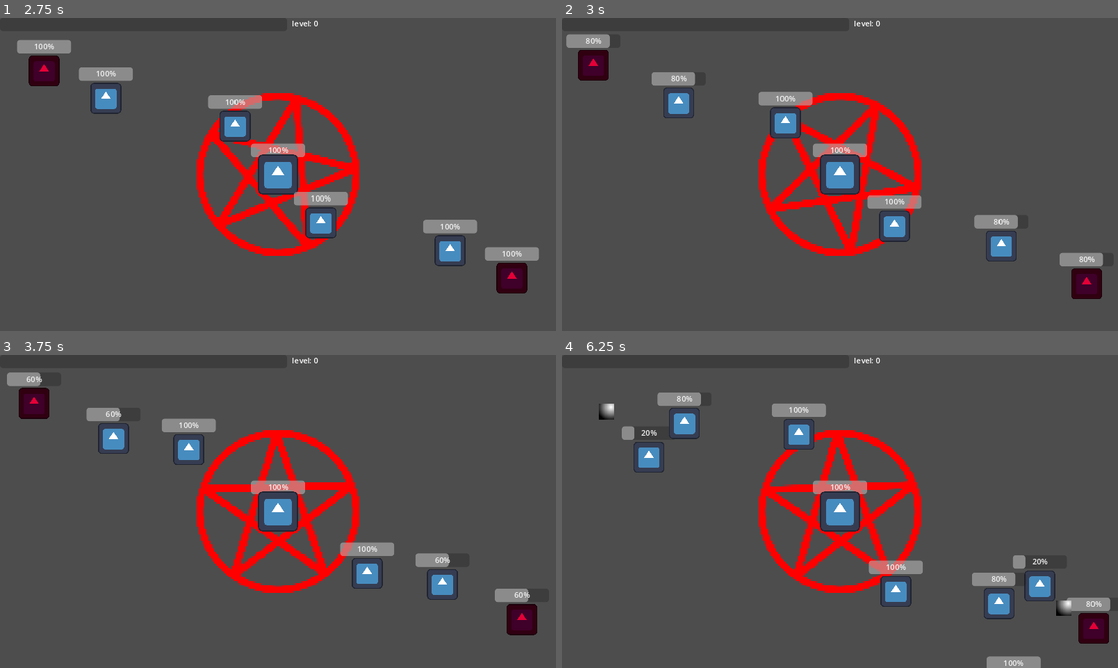
Above: before the commit, frames 1-4 (two rows, left to right).
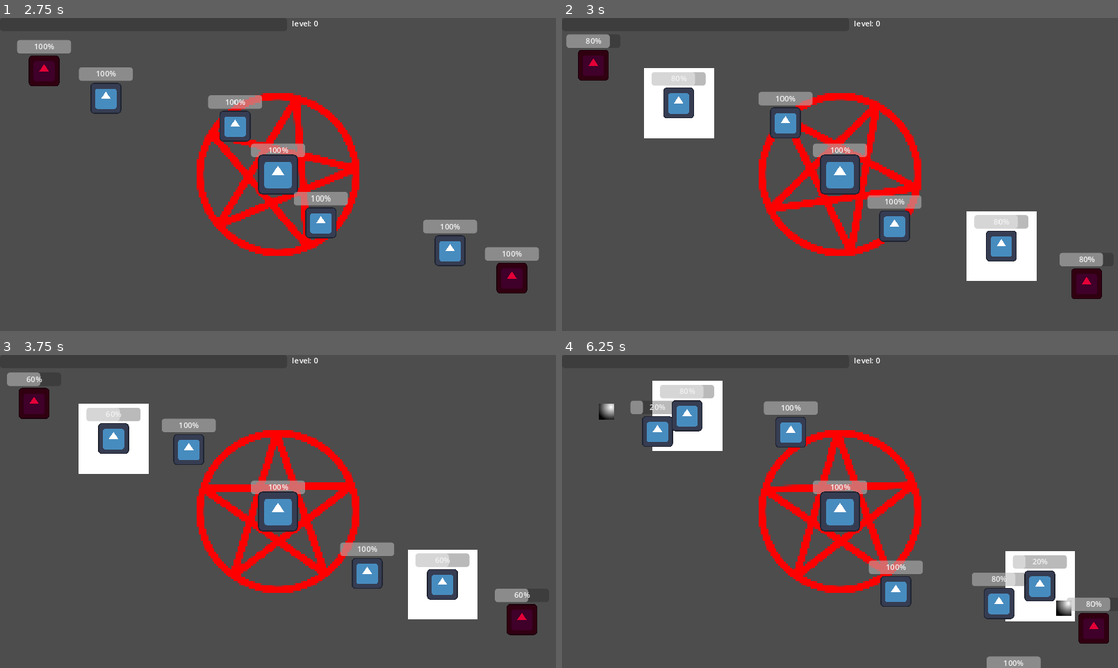
Above: after the commit, the same moments.

Repository: geekazodium/project-skeleton
Game: Godot game, scene res://scenes/game_scene.tscn
The game is run twice, just before and just after one commit, with the same random seed, the same clock (stepped at 60 frames per second) and the same inputs. The engine's default icon, where the game draws it, is replaced by a stand-in: a white triangle on a blue panel in a dark square.
Inputs:
- Up to frame 1 (2.75 s): no input
- Up to frame 2 (3 s): no input
- Up to frame 3 (3.75 s): no input
- Up to frame 4 (6.25 s): no input

Frame 1 is identical in both runs. In frame 2, 4.5% of the frame differs, in the area x 14-86%, y 16-84%; in frame 3, 4.5%; in frame 4, 5.7%, in the area x 10-93%, y 8-86%.

Commit message:
Added Attack Speed, Attack Damage, Minion Health.

Diff:
--- /dev/null
+++ b/assets/upgrades/minion_attack_speed.tres
@@ -0,0 +1,8 @@
+[gd_resource type="Resource" load_steps=2 format=3 uid="uid://da8kllt0ep1bq"]
+
+[ext_resource type="Script" path="res://scripts/progress/upgrades/minion_attack_speed.gd" id="1_nay35"]
+
+[resource]
+script = ExtResource("1_nay35")
+bonus_speed_per_level = 2.0
+upgrade_name = "Minion Attack Speed"
--- a/assets/upgrades/minion_damage.tres
+++ b/assets/upgrades/minion_damage.tres
@@ -1,7 +1,8 @@
-[gd_resource type="Resource" script_class="UpgradeStrategy" load_steps=2 format=3 uid="uid://dd24yirbinvnu"]
+[gd_resource type="Resource" load_steps=2 format=3 uid="uid://dd24yirbinvnu"]
 
-[ext_resource type="Script" path="res://scripts/progress/upgrades/upgrade_strategy.gd" id="1_uqxx1"]
+[ext_resource type="Script" path="res://scripts/progress/upgrades/minion_damage.gd" id="1_2ktfi"]
 
 [resource]
-script = ExtResource("1_uqxx1")
+script = ExtResource("1_2ktfi")
+bonus_per_level = 2.0
 upgrade_name = "Minion Damage"
--- a/assets/upgrades/minion_health.tres
+++ b/assets/upgrades/minion_health.tres
@@ -1,10 +1,8 @@
-[gd_resource type="Resource" script_class="UpgradeContainer" load_steps=3 format=3 uid="uid://bth1wqc8bx3ro"]
+[gd_resource type="Resource" load_steps=2 format=3 uid="uid://bth1wqc8bx3ro"]
 
-[ext_resource type="Script" path="res://scripts/progress/upgrades/upgrade_strategy.gd" id="1_kd6di"]
-
-[sub_resource type="PackedScene" id="PackedScene_o3j5q"]
+[ext_resource type="Script" path="res://scripts/progress/upgrades/minion_health.gd" id="1_tb30m"]
 
 [resource]
-script = ExtResource("1_kd6di")
+script = ExtResource("1_tb30m")
+increase_per_level = 2.5
 upgrade_name = "Minion Health"
-upgrade = SubResource("PackedScene_o3j5q")
--- a/assets/upgrades/minion_spawn_rate.tres
+++ /dev/null
@@ -1,7 +0,0 @@
-[gd_resource type="Resource" script_class="UpgradeStrategy" load_steps=2 format=3 uid="uid://da8kllt0ep1bq"]
-
-[ext_resource type="Script" path="res://scripts/progress/upgrades/upgrade_strategy.gd" id="1_xelwd"]
-
-[resource]
-script = ExtResource("1_xelwd")
-upgrade_name = "Minion Spawn Rate"
--- a/scenes/entities/enemy.tscn
+++ b/scenes/entities/enemy.tscn
@@ -94,6 +94,7 @@
 collision_layer = 0
 collision_mask = 6
 script = ExtResource("8_wkgd1")
+damage_event = "enemy_dealt_damage"
 
 [node name="CollisionShape2D" type="CollisionShape2D" parent="StateMachine/TrackTargetState/AttackArea"]
 shape = SubResource("CircleShape2D_l7rto")
--- a/scenes/entities/minion.tscn
+++ b/scenes/entities/minion.tscn
@@ -83,9 +83,25 @@
 attack_area = NodePath("AttackArea")
 
 [node name="AttackArea" type="Area2D" parent="StateMachine/TrackTargetState"]
+visible = false
 collision_layer = 0
 collision_mask = 8
 script = ExtResource("8_20gw0")
+damage_event = "minion_dealt_damage"
+
+[node name="ColorRect" type="ColorRect" parent="StateMachine/TrackTargetState/AttackArea"]
+z_index = -100
+anchors_preset = 8
+anchor_left = 0.5
+anchor_top = 0.5
+anchor_right = 0.5
+anchor_bottom = 0.5
+offset_left = -72.5
+offset_top = -72.5
+offset_right = 72.5
+offset_bottom = 72.5
+grow_horizontal = 2
+grow_vertical = 2
 
 [node name="CollisionShape2D" type="CollisionShape2D" parent="StateMachine/TrackTargetState/AttackArea"]
 shape = SubResource("CircleShape2D_ehyuf")
--- a/scenes/entities/player.tscn
+++ b/scenes/entities/player.tscn
@@ -21,7 +21,8 @@
 
 [node name="ExperienceTracker" type="Node" parent="."]
 script = ExtResource("6_pqjdb")
-base_xp_req_per_level = 1.0
+xp_req_increase_per_level = 5.0
+base_xp_req_per_level = 10.0
 
 [node name="ProgressBar" type="ProgressBar" parent="."]
 anchors_preset = 8
--- a/scenes/game_scene.tscn
+++ b/scenes/game_scene.tscn
@@ -10,12 +10,10 @@
 [ext_resource type="Script" path="res://scripts/entities/spawners/spawner_difficulty_increase.gd" id="7_g871n"]
 [ext_resource type="PackedScene" uid="uid://c1ap6hg0m83r8" path="res://scenes/ui/ui_layer.tscn" id="8_x4mid"]
 [ext_resource type="Script" path="res://scripts/progress/upgrade_pool.gd" id="10_p3qde"]
-[ext_resource type="Script" path="res://scripts/progress/upgrades/upgrade_strategy.gd" id="11_2yoqj"]
+[ext_resource type="Script" path="res://scripts/progress/upgrades/upgrade_strategy.gd" id="11_cxuin"]
 [ext_resource type="Resource" uid="uid://dd24yirbinvnu" path="res://assets/upgrades/minion_damage.tres" id="12_tx0rt"]
 [ext_resource type="Resource" uid="uid://bth1wqc8bx3ro" path="res://assets/upgrades/minion_health.tres" id="13_a8l4i"]
-[ext_resource type="Resource" uid="uid://b066uwum3aw2r" path="res://assets/upgrades/minion_speed.tres" id="14_pypm3"]
-[ext_resource type="Resource" uid="uid://cjawab3q76a3c" path="res://assets/upgrades/player_speed.tres" id="15_la0wc"]
-[ext_resource type="Resource" uid="uid://da8kllt0ep1bq" path="res://assets/upgrades/minion_spawn_rate.tres" id="16_vajcb"]
+[ext_resource type="Resource" uid="uid://da8kllt0ep1bq" path="res://assets/upgrades/minion_attack_speed.tres" id="16_vajcb"]
 
 [sub_resource type="CanvasItemMaterial" id="CanvasItemMaterial_k0imj"]
 blend_mode = 4
@@ -63,6 +61,7 @@
 spawn_interval_max = 2.5
 spawn_scene = ExtResource("1_4bfgp")
 spawn_to = NodePath("../../..")
+spawn_signal = "minion_spawn"
 
 [node name="MinionSpawner2" type="Node2D" parent="Player/SpawnerRotation2" node_paths=PackedStringArray("spawn_to")]
 position = Vector2(-120, 0)
@@ -71,6 +70,7 @@
 spawn_interval_max = 2.5
 spawn_scene = ExtResource("1_4bfgp")
 spawn_to = NodePath("../../..")
+spawn_signal = "minion_spawn"
 
 [node name="SpawnerRotation" type="Node2D" parent="Player"]
 script = ExtResource("4_ko6km")
@@ -95,7 +95,7 @@
 [node name="SpawnerDifficultyIncrease" type="Node" parent="Player/SpawnerRotation" node_paths=PackedStringArray("spawners")]
 script = ExtResource("7_g871n")
 spawners = [NodePath("../EnemySpawner"), NodePath("../EnemySpawner2")]
-timer_scale_fac = 0.99
+timer_scale_fac = 0.96
 
 [node name="NavigationRegion2D" type="NavigationRegion2D" parent="."]
 visible = false
@@ -110,4 +110,4 @@
 
 [node name="UpgradeStrategyContainer" type="Node" parent="."]
 script = ExtResource("10_p3qde")
-upgrade_pool = Array[ExtResource("11_2yoqj")]([ExtResource("12_tx0rt"), ExtResource("13_a8l4i"), ExtResource("14_pypm3"), ExtResource("15_la0wc"), ExtResource("16_vajcb")])
+upgrade_pool = Array[ExtResource("11_cxuin")]([ExtResource("12_tx0rt"), ExtResource("13_a8l4i"), ExtResource("16_vajcb")])
--- a/scripts/attacks/attack_area.gd
+++ b/scripts/attacks/attack_area.gd
@@ -8,15 +8,14 @@
 @export var knockback_amount: float = 500;
 @export var stun_duration: float = .25;
 
-# Called when the node enters the scene tree for the first time.
-func _ready() -> void:
-	pass # Replace with function body.
-
+@export var damage_event: String = "";
 
 # Called every frame. 'delta' is the elapsed time since the previous frame.
 func _physics_process(delta: float) -> void:
 	if damage_cooldown_timer > 0:
 		damage_cooldown_timer -= delta;
+	else:
+		self.visible = false;
 
 func process_hits():
 	if damage_cooldown_timer > 0:
@@ -26,13 +25,21 @@
 	if hit == null:
 		return;
 
+	damage_cooldown_timer = damage_cooldown;
+	self.visible = true;
 	self.target_collide_damage(hit);
 	self.target_collide_knockback(hit);
 
 func target_collide_damage(target: Node2D):
-	var hit: HealthTracker = target.get_node(HealthTracker.default_path);
-	hit.change_health(-damage);
-	damage_cooldown_timer = damage_cooldown;
+	var event: EntityDealDamageEvent = EntityDealDamageEvent.new_inst(self,target,damage);
+	if damage_event != "":
+		EventBus.emit_signal(damage_event,event);
+
+	if !event.is_canceled():
+		var hit: HealthTracker = target.get_node(HealthTracker.default_path);
+		hit.change_health(-event.get_damage());
+
+	event.free();
 
 func target_collide_knockback(target: Node2D):
 	var dir = target.global_position - self.global_position;
--- a/scripts/entities/spawners/entity_spawner.gd
+++ b/scripts/entities/spawners/entity_spawner.gd
@@ -7,14 +7,12 @@
 
 @export var spawn_to: Node = null;
 
+@export var spawn_signal = "";
+
 var spawn_timer: float = 0;
 
-# Called when the node enters the scene tree for the first time.
-func _ready() -> void:
-	pass # Replace with function body.
-
-
-# Called every frame. 'delta' is the elapsed time since the previous frame.
+## Called every physics frame, ticks spawn timer and then attempts to spawn
+## entity if timer is <= 0
 func _physics_process(delta: float) -> void:
 	if spawn_timer > 0.:
 		spawn_timer -= delta;
@@ -24,9 +22,17 @@
 
 func attempt_spawn():
 	var new_inst = spawn_scene.instantiate();
-	if spawn_to == null:
-		self.add_child(new_inst);
-	else:
-		new_inst.global_position = self.global_position;
-		spawn_to.add_child(new_inst);
-	spawn_timer = randf_range(spawn_interval_min,spawn_interval_max);
+
+	var event: EntitySpawnEvent = EntitySpawnEvent.new_inst(new_inst);
+
+	if spawn_signal != "":
+		EventBus.emit_signal(spawn_signal,event);
+
+	if !event.is_canceled():
+		if spawn_to == null:
+			self.add_child(new_inst);
+		else:
+			new_inst.global_position = self.global_position;
+			spawn_to.add_child(new_inst);
+		spawn_timer = randf_range(spawn_interval_min,spawn_interval_max);
+	event.free();
--- a/scripts/entities/spawners/spawner_difficulty_increase.gd
+++ b/scripts/entities/spawners/spawner_difficulty_increase.gd
@@ -2,11 +2,22 @@
 
 @export var spawners: Array[EntitySpawner] = [];
 @export var timer_scale_fac: float = .95;
+@export var scale_per_second: float = .999;
 
 func _ready() -> void:
 	EventBus.connect("enemy_dead", self.on_enemy_dead);
 
+func _process(delta: float) -> void:
+	scale_spawner_timers(pow(scale_per_second,delta));
+
 func on_enemy_dead(_event: EntityDeathEvent):
+	scale_spawner_timers(timer_scale_fac);
+
+func scale_spawner_timers(factor: float):
 	for spawner in spawners:
-		spawner.spawn_interval_min *= timer_scale_fac;
-		spawner.spawn_interval_max *= timer_scale_fac;
+		spawner.spawn_interval_min *= factor;
+		spawner.spawn_interval_max *= factor;
+		if spawner.spawn_interval_min < .1:
+			spawner.spawn_interval_min = .4;
+		if spawner.spawn_interval_max < .1:
+			spawner.spawn_interval_max = .4;
--- /dev/null
+++ b/scripts/events/entity_deal_damage_event.gd
@@ -0,0 +1,34 @@
+extends Object
+class_name EntityDealDamageEvent
+
+var entity: PhysicsBody2D = null;
+var damage_source: Node2D = null;
+var damage: float = 0;
+var canceled: bool = false;
+
+@warning_ignore("shadowed_variable")
+static func new_inst(damage_source: Node2D, entity: PhysicsBody2D, damage: float) -> EntityDealDamageEvent:
+	var _self: EntityDealDamageEvent = EntityDealDamageEvent.new();
+	_self.entity = entity;
+	_self.damage_source = damage_source;
+	_self.damage = damage;
+	return _self;
+
+@warning_ignore("shadowed_variable")
+func set_canceled(canceled: bool):
+	self.canceled = canceled;
+
+func get_entity() -> PhysicsBody2D:
+	return self.entity;
+
+func is_canceled() -> bool:
+	return self.canceled;
+
+func get_damage() -> float:
+	return self.damage;
+
+func get_damage_source() -> Node2D:
+	return self.damage_source;
+
+func add_damage(amount: float):
+	self.damage += amount;
--- /dev/null
+++ b/scripts/events/entity_spawn_event.gd
@@ -0,0 +1,24 @@
+extends Object
+class_name EntitySpawnEvent
+
+var entity: EntityBody = null;
+var canceled: bool = false;
+
+## instantiate an 'EntityDeathEvent' to pass to listeners, which may be canceled
+# REMEMBER TO FREE REFERENCES AND SERIOUSLY DO NOT SAVE A REF OF EVENTS.
+# Tool idea: event linting to ensure events are always freed after handled
+@warning_ignore("shadowed_variable")
+static func new_inst(entity: EntityBody) -> EntitySpawnEvent:
+	var _self: EntitySpawnEvent = EntitySpawnEvent.new();
+	_self.entity = entity;
+	return _self;
+
+@warning_ignore("shadowed_variable")
+func set_canceled(canceled: bool):
+	self.canceled = canceled;
+
+func get_entity() -> Node2D:
+	return self.entity;
+
+func is_canceled() -> bool:
+	return self.canceled;
--- a/scripts/events/event_bus.gd
+++ b/scripts/events/event_bus.gd
@@ -15,3 +15,12 @@
 
 @warning_ignore("unused_signal")
 signal enemy_dead(event: EntityDeathEvent);
+
+@warning_ignore("unused_signal")
+signal minion_dealt_damage(event: EntityDealDamageEvent);
+
+@warning_ignore("unused_signal")
+signal enemy_dealt_damage(event: EntityDealDamageEvent);
+
+@warning_ignore("unused_signal")
+signal minion_spawn(event: EntitySpawnEvent);
--- a/scripts/health/health_tracker.gd
+++ b/scripts/health/health_tracker.gd
@@ -40,4 +40,9 @@
 		self.get_parent().queue_free();
 	event.free();
 
+func add_max_health(amount: float):
+	self.health += amount;
+	self.max_health += amount;
+	self.health_changed.emit(self.health);
+
 static var default_path: String = "HealthTracker";
--- /dev/null
+++ b/scripts/progress/upgrades/minion_attack_speed.gd
@@ -0,0 +1,10 @@
+extends UpgradeStrategy
+
+@export var bonus_speed_per_level: float = .5;
+
+func _ready():
+	EventBus.minion_dealt_damage.connect(self.on_minion_damage);
+
+func on_minion_damage(event: EntityDealDamageEvent):
+	var damage_source: AttackArea = event.get_damage_source();
+	damage_source.damage_cooldown_timer /= 1 + bonus_speed_per_level * self.level;
--- /dev/null
+++ b/scripts/progress/upgrades/minion_damage.gd
@@ -0,0 +1,9 @@
+extends UpgradeStrategy
+
+@export var bonus_per_level: float = 1;
+
+func _ready():
+	EventBus.minion_dealt_damage.connect(self.on_minion_damage);
+
+func on_minion_damage(event: EntityDealDamageEvent):
+	event.add_damage(self.level * bonus_per_level);
--- /dev/null
+++ b/scripts/progress/upgrades/minion_health.gd
@@ -0,0 +1,10 @@
+extends UpgradeStrategy
+
+@export var increase_per_level: float = 1;
+
+func _ready():
+	EventBus.minion_spawn.connect(self.on_minion_spawn);
+
+func on_minion_spawn(event: EntitySpawnEvent):
+	var health_tracker: HealthTracker = event.get_entity().get_node(HealthTracker.default_path);
+	health_tracker.add_max_health(self.increase_per_level * self.level);
--- a/scripts/progress/upgrades/upgrade_strategy.gd
+++ b/scripts/progress/upgrades/upgrade_strategy.gd
@@ -3,6 +3,7 @@
 
 @export var upgrade_name: String = "";
 var level: int = 0;
+var ready: bool = false;
 
 func instantiate_button(button: PackedScene) -> Button:
 	var inst: Button = button.instantiate();
@@ -11,5 +12,17 @@
 	return inst;
 
 func on_select():
+	if !self.ready:
+		self._ready();
+		self.ready = true;
 	self.level += 1;
-	print("level up");
+	_level_change();
+	print("level up skill ",  upgrade_name, " to level ", self.level);
+
+## Called when this upgrade is selected for the first time
+func _ready():
+	pass;
+
+## Called when this upgrade level is modified, after _ready is called
+func _level_change():
+	pass;
Not shown: 1 places in scenes/game_scene.tscn that only renumber resources
